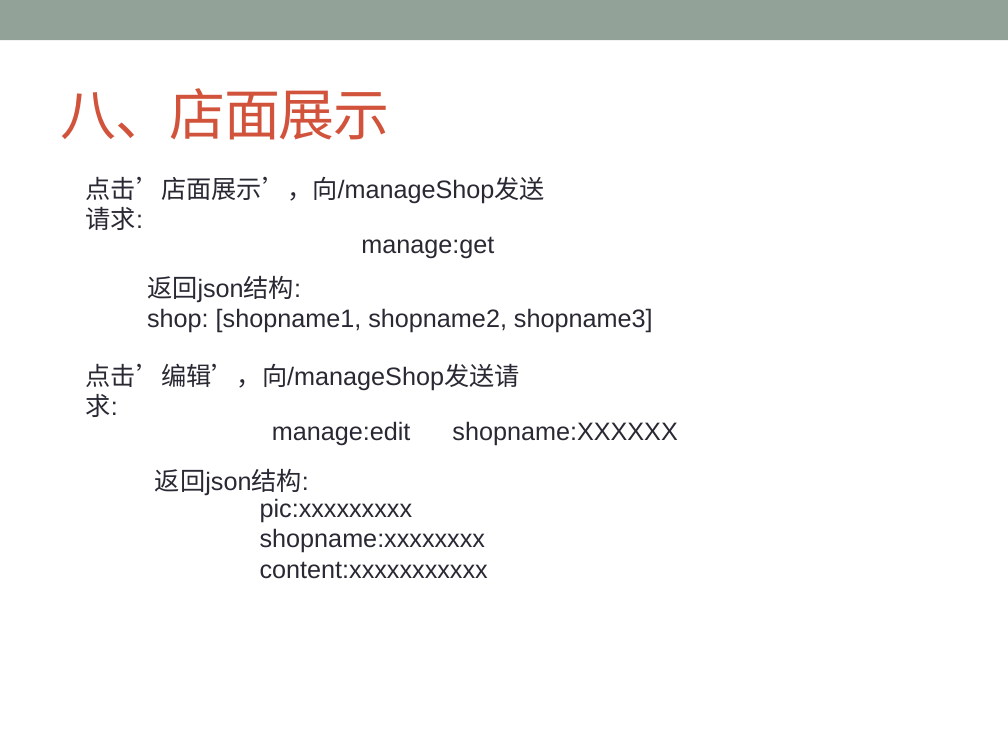
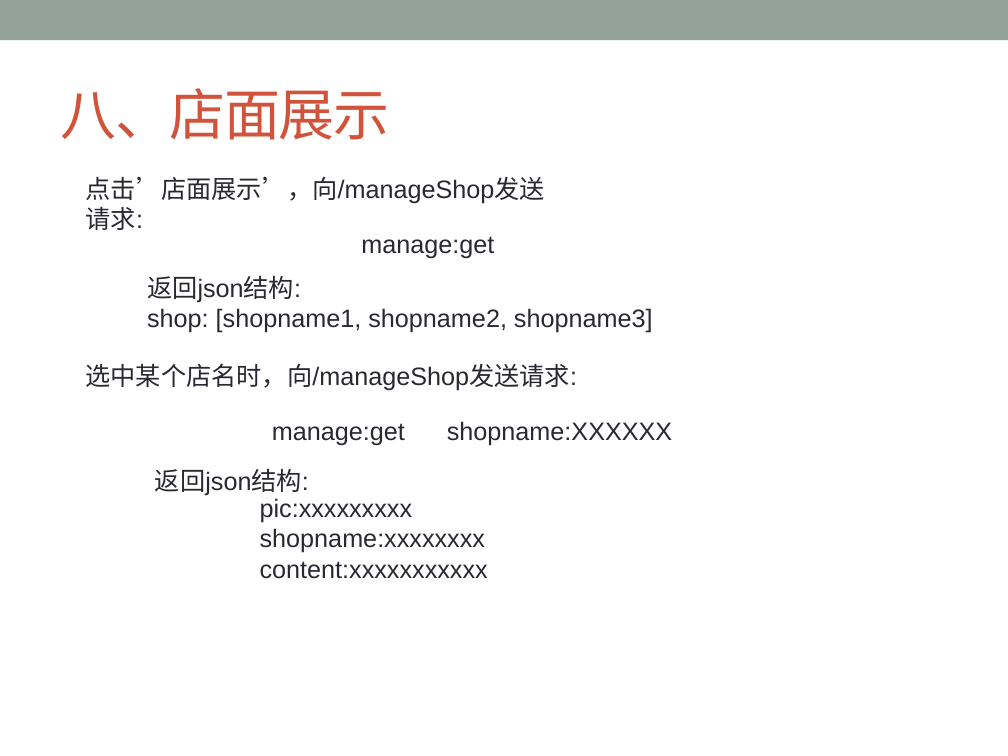
Before and after one commit to ChanSeaThink/LULLGREE, a slide deck: slide 42 of ZSGree前后端逻辑及接口.pptx. Drawn at 1008x756 pixels with LibreOffice and Linux fonts; fonts in the diff are those of the drawing. Boxes give left, top, right and bottom in pixels: in the first picture for what was removed or moved away, otherwise in the second. Text is boxed around its words. In the diff, an @@ line names an element or a change of style, - is before the commit and + after.

```diff
--- a/ZSGree前后端逻辑及接口.pptx
+++ b/ZSGree前后端逻辑及接口.pptx
@@ text at [86,364,577,391]: text changed @@
-点击’编辑’，向/manageShop发送请求:
+选中某个店名时，向/manageShop发送请求:
@@ text at [272,421,672,446]: text changed @@
-manage:edit shopname:XXXXXX
+manage:get shopname:XXXXXX
```
Also in this commit, not shown: 1 other slide changed.
